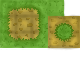
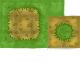
Layered file, before and after one edit (80x80). Changes by layer:
painted on "Paint Layer 1" over (0, 0, 80, 50)
